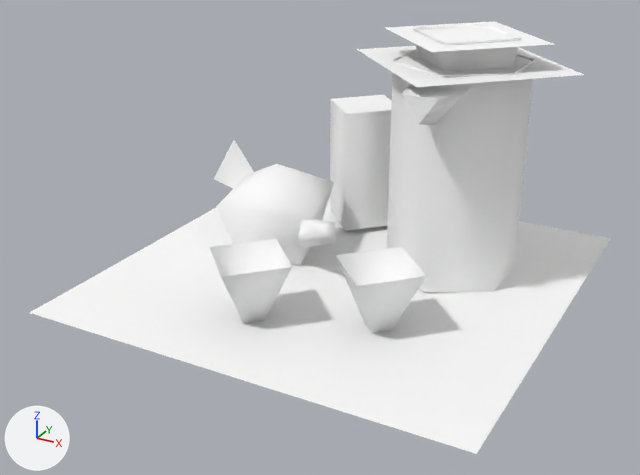
An edit to the glTF model public/3d/item/model__item__saibai.ofs_21_0/0051dummy.gltf, drawn before and after from the same camera.
Before and after are seen from a 50 mm lens placed at (0.832, -1.632, 0.9), pointed at (-0.024, -0.076, 0.122). Arrows for +X, +Y and +Z are at lower left; the lights stay in place. The picture after the commit comes second.

Script lines for the objects in view, before the commit:
```python
mat_imrl01_01_0 = principled_material('imrl01_01_0')
mat_imrl01_01_0.base_color = (1.0, 1.0, 1.0)  # white #ffffff
mat_imrl01_01_0.roughness = 1.0
mat_imrl01_01_1 = principled_material('imrl01_01_1')
mat_imrl01_01_1.base_color = (1.0, 1.0, 1.0)  # white #ffffff
mat_imrl01_01_1.roughness = 1.0
mat_imrl01_01_2 = principled_material('imrl01_01_2')
mat_imrl01_01_2.base_color = (1.0, 1.0, 1.0)  # white #ffffff
mat_imrl01_01_2.roughness = 1.0
me_0051dummy = bpy.data.meshes.new('0051dummy')
me_0051dummy.from_pydata(...)  # 75 vertices, 70 faces; spans x -0.49..0.49, y -0.49..0.49, z -0.051..0.549
# faces by material slot: [31, 12, 27]
me_0051dummy.materials.append(mat_imrl01_01_1)  # white #ffffff
me_0051dummy.materials.append(mat_imrl01_01_0)  # white #ffffff
me_0051dummy.materials.append(mat_imrl01_01_2)  # white #ffffff
ob_0051dummy = bpy.data.objects.new('0051dummy', me_0051dummy)
ob_0051dummy.location = (0.0, 0.0, 0.0)
```
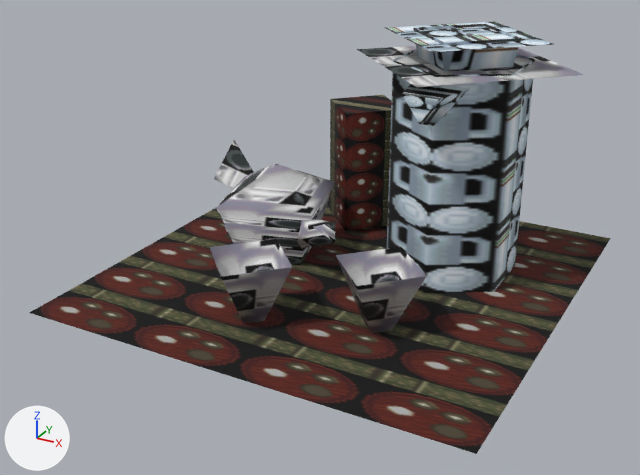
Where the change shows, as pixel boxes [x1, y1, x2, y2] in the pictures (640 x 475 px):
```json
{"object": "0051dummy", "change": "surface changed", "before": [30, 21, 611, 454], "after": [30, 21, 611, 454], "on screen": "darker"}
```

Scene script edits in JSON lines:
```json
{"op": "add", "block": "img_imrl01_01_2", "code": ["img_imrl01_01_2 = load_image('imrl01_01_2', '_unpacked/imrl01_01_2', 32, 32, 'sRGB')"]}
{"op": "add", "block": "img_imrl01_01_0", "code": ["img_imrl01_01_0 = load_image('imrl01_01_0', '_unpacked/imrl01_01_0', 32, 64, 'sRGB')"]}
{"op": "add", "block": "img_imrl01_01_1", "code": ["img_imrl01_01_1 = load_image('imrl01_01_1', '_unpacked/imrl01_01_1', 32, 32, 'sRGB')"]}
{"op": "remove", "block": "mat_imrl01_01_1", "code": "mat_imrl01_01_1.base_color = (1.0, 1.0, 1.0)  # white #ffffff"}
{"op": "add", "block": "mat_imrl01_01_1", "code": "mat_imrl01_01_1.texture = img_imrl01_01_1"}
{"op": "remove", "block": "mat_imrl01_01_0", "code": "mat_imrl01_01_0.base_color = (1.0, 1.0, 1.0)  # white #ffffff"}
{"op": "add", "block": "mat_imrl01_01_0", "code": "mat_imrl01_01_0.texture = img_imrl01_01_0"}
{"op": "remove", "block": "mat_imrl01_01_2", "code": "mat_imrl01_01_2.base_color = (1.0, 1.0, 1.0)  # white #ffffff"}
{"op": "add", "block": "mat_imrl01_01_2", "code": "mat_imrl01_01_2.texture = img_imrl01_01_2"}
```
